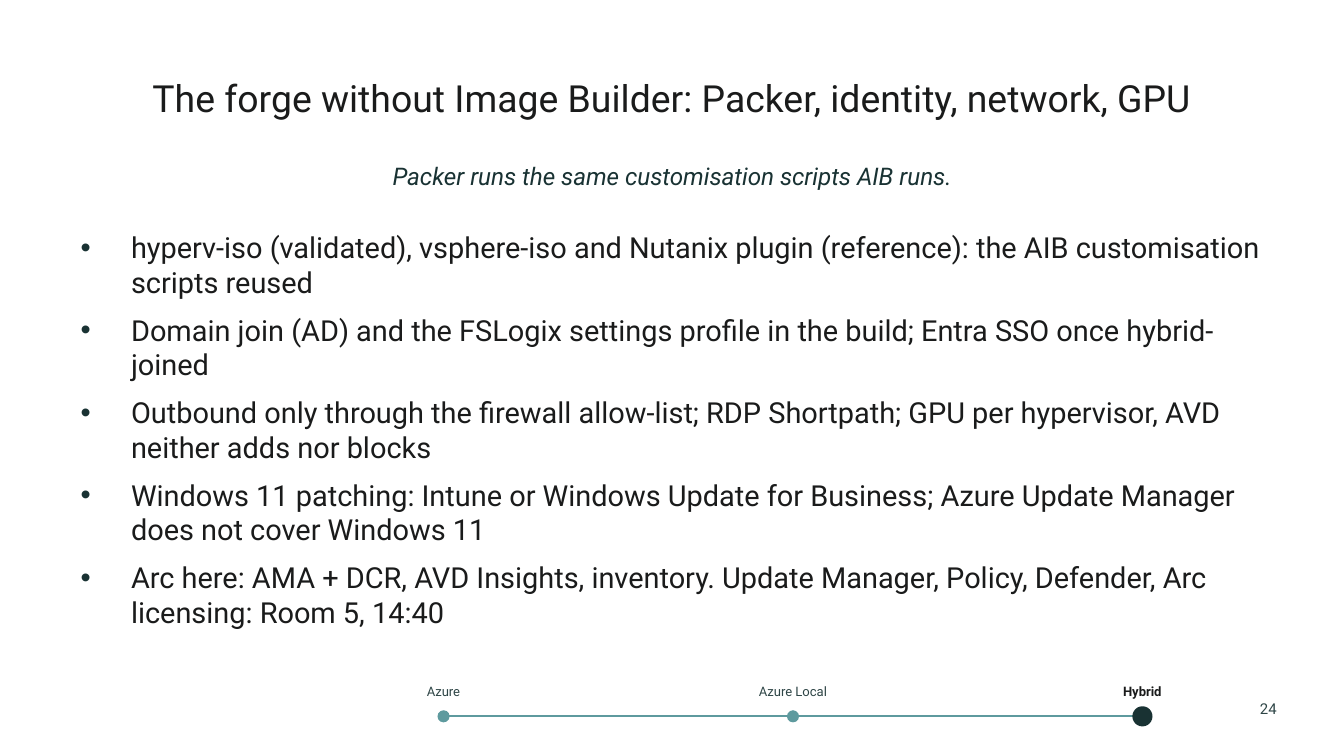
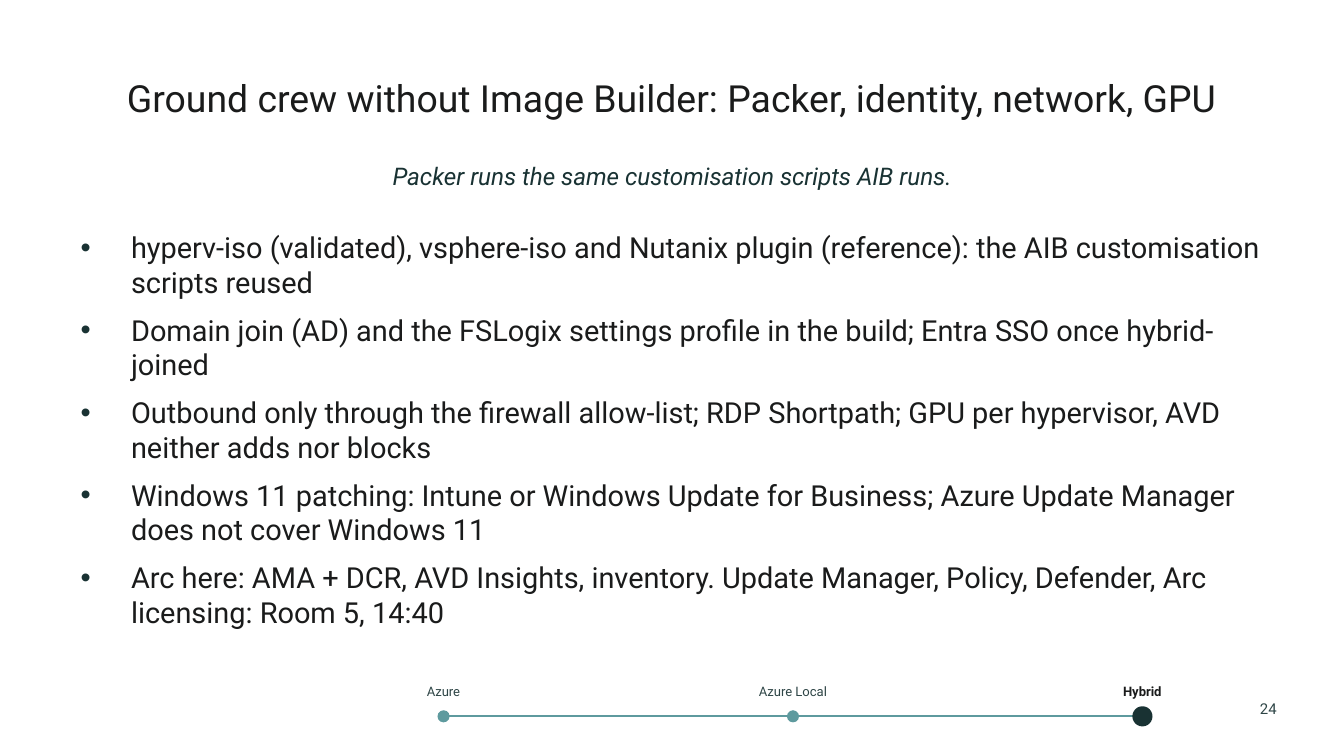
Before and after one commit to thisismydemo/nic2026_avd, a slide deck: slide 24 of presentation/AVD_Anywhere_NIC2026.pptx. Drawn at 1344x756 pixels with LibreOffice and Linux fonts; fonts in the diff are those of the drawing; background and template pictures are left out. Boxes give left, top, right and bottom in pixels: in the first picture for what was removed or moved away, otherwise in the second. Text is boxed around its words. In the diff, an @@ line names an element or a change of style, - is before the commit and + after.

```diff
--- a/presentation/AVD_Anywhere_NIC2026.pptx
+++ b/presentation/AVD_Anywhere_NIC2026.pptx
@@ title at (x1=127, y1=84, x2=1216, y2=120): text changed @@
-The forge without Image Builder: Packer, identity, network, GPU
+Ground crew without Image Builder: Packer, identity, network, GPU
```
Also in this commit, not shown: 26 other slides changed, 33 other files.
